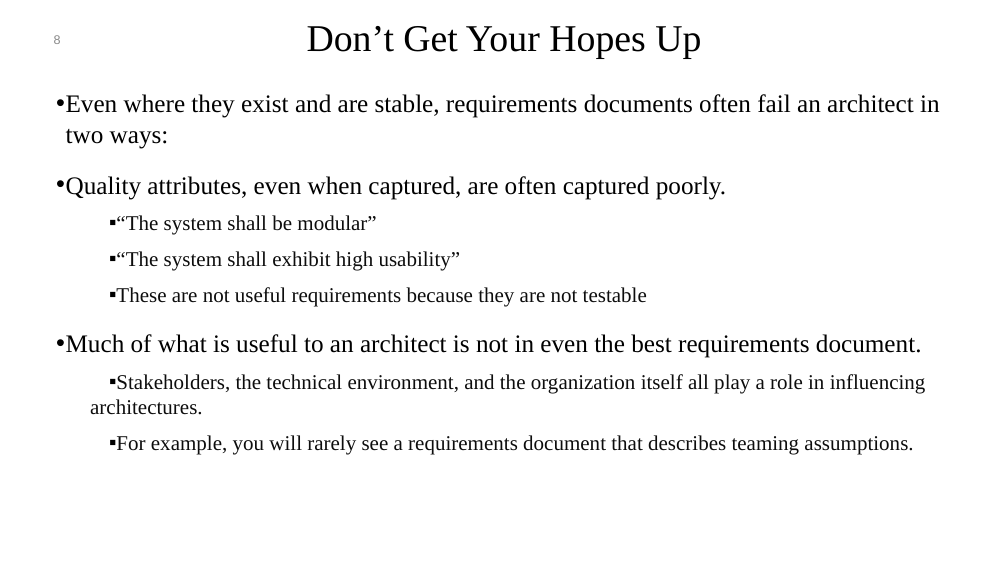
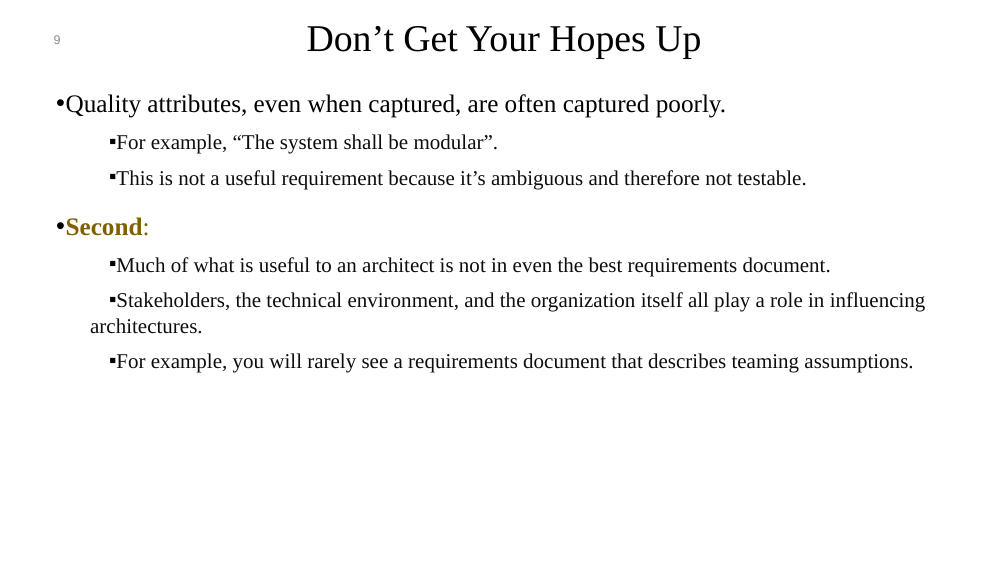
Before and after one commit to mohamad-khorsandi/slides-of-software-architecture-in-practice-4th-ed, a slide deck: slide 9 of chapter 19.pptx (slide 8 before the commit). Drawn at 1008x567 pixels with LibreOffice and Linux fonts; fonts in the diff are those of the drawing; background and template pictures are left out. Boxes give left, top, right and bottom in pixels: in the first picture for what was removed or moved away, otherwise in the second. Text is boxed around its words. In the diff, an @@ line names an element or a change of style, - is before the commit and + after.

```diff
--- a/chapter 19.pptx
+++ b/chapter 19.pptx
@@ text at (66, 94, 940, 149): paragraph removed @@
-• Even where they exist and are stable, requirements documents often fail an architect in two ways:
@@ text at (66, 134, 806, 236): text changed @@
-  ▪ “The system shall be modular”
-  ▪ “The system shall exhibit high usability”
-  ▪ These are not useful requirements because they are not testable
+  ▪ For example, “The system shall be modular”.
+  ▪ This is not a useful requirement because it’s ambiguous and therefore not testable.
+• Second:
@@ text at (116, 257, 831, 276): size 24 to 20 pt, text colour #000000 to #0D0D0D in "Much of what is useful to an ..."; bullet • to ▪; list level 1 to 2 in "Much of what is useful ..." @@
```
Also in this commit, not shown: 4 other slides changed, 1 slide added, 6 other files.
